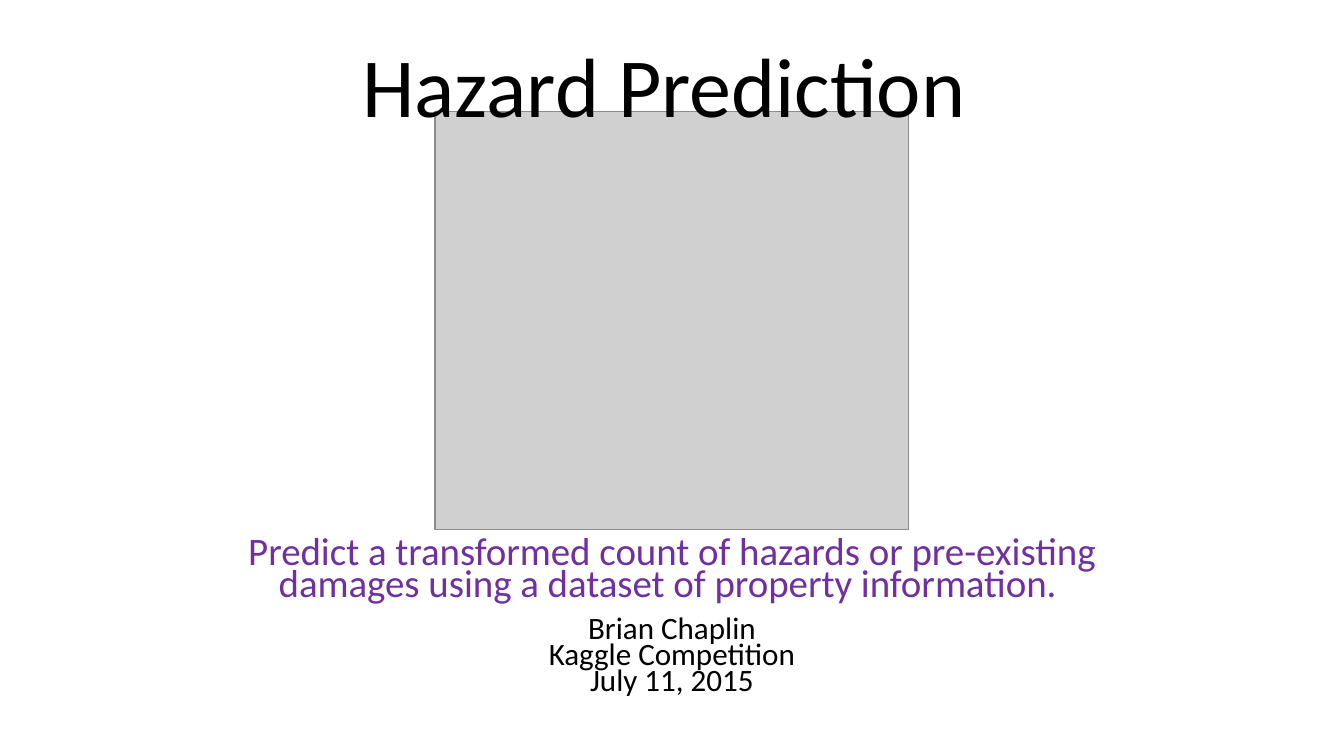
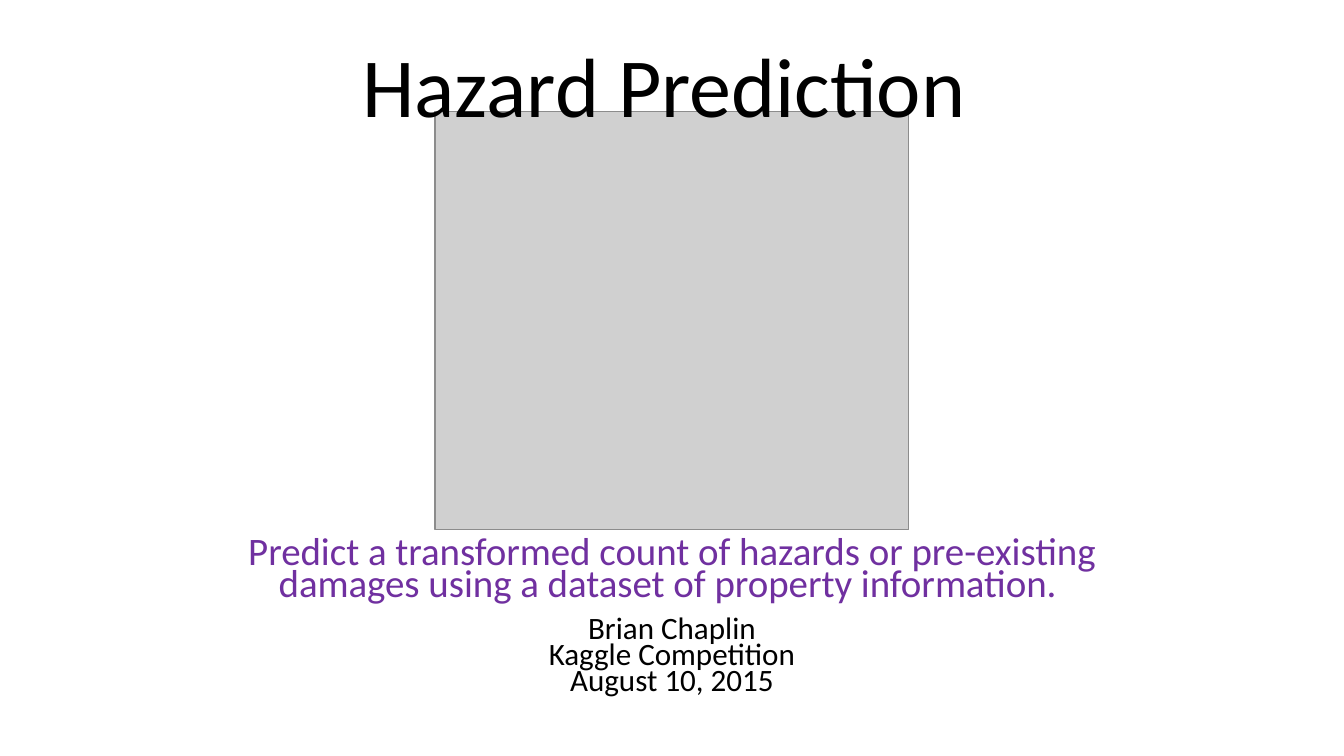
Before and after one commit to bchaplin1/hazard, a slide deck: slide 1 of slides/Hazard Prediction.pptx. Drawn at 1344x756 pixels with LibreOffice and Linux fonts; fonts in the diff are those of the drawing; grey boxes stand for pictures. Boxes give left, top, right and bottom in pixels: in the first picture for what was removed or moved away, otherwise in the second. Text is boxed around its words. In the diff, an @@ line names an element or a change of style, - is before the commit and + after.

```diff
--- a/slides/Hazard Prediction.pptx
+++ b/slides/Hazard Prediction.pptx
@@ subtitle at (549, 617, 795, 697): text changed @@
-Brian Chaplin
-Kaggle Competition
-July 11, 2015
+Brian Chaplin
+Kaggle Competition
+August 10, 2015
```
Also in this commit, not shown: 2 other slides changed, 7 slides added, 42 other files.
